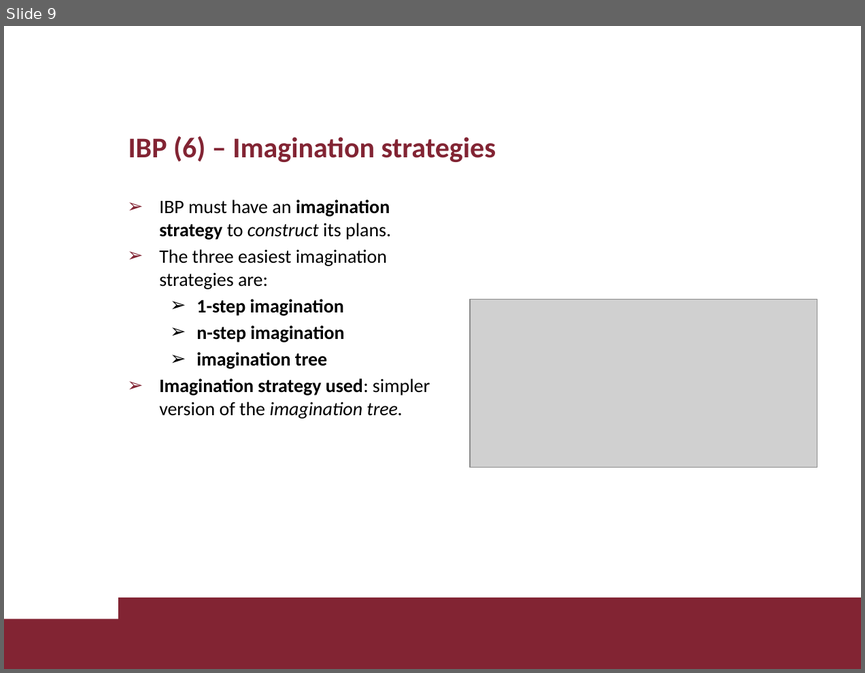
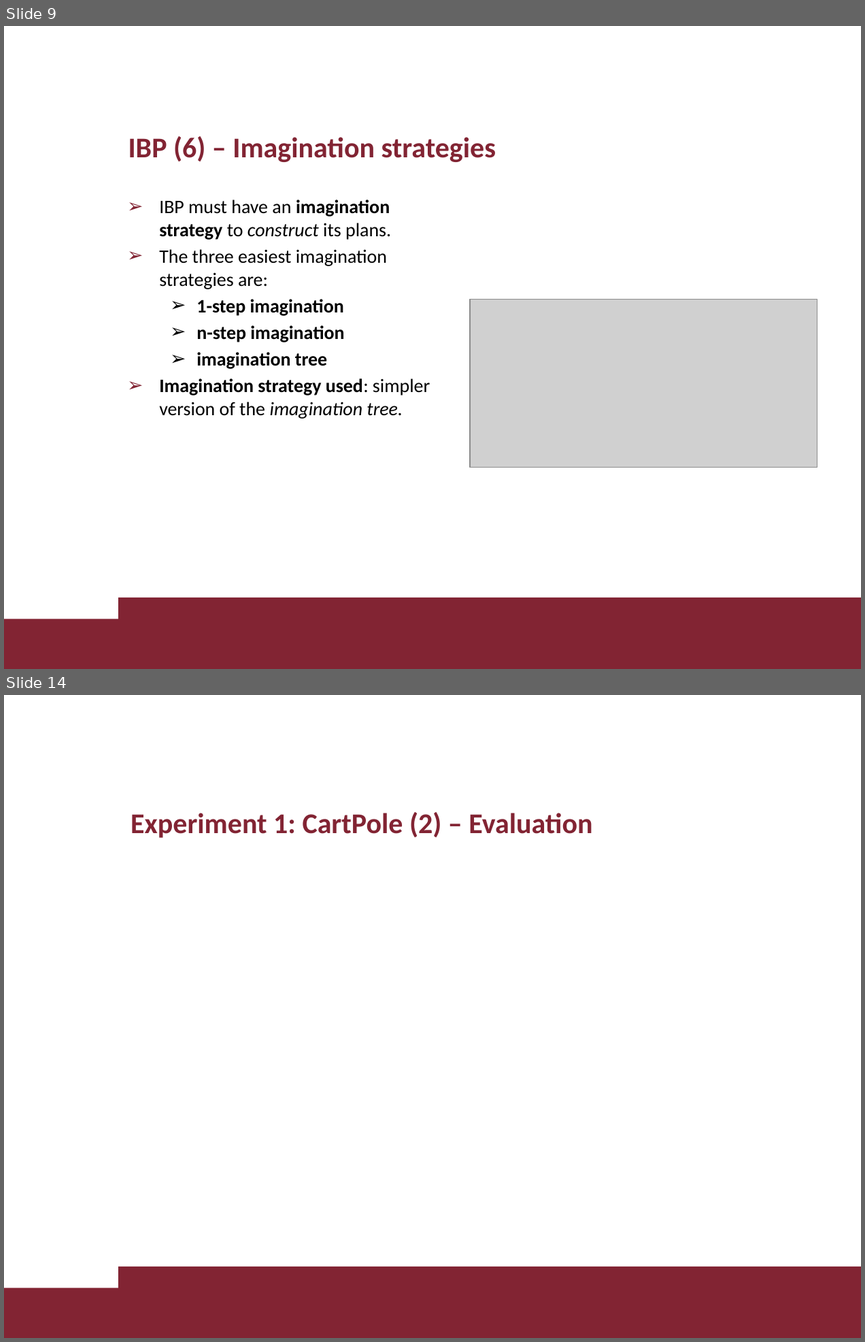
Before and after one commit to lorenzo-di-luccio/RL_Project, a slide deck: slides/diluccio_giamba_RL_project.pptx. Shown one above the other, each under a label of ours: slide 9 before the commit, slides 9 and 14 after it; the slides between them are not shown. The pictures are 865x673 and 865x1342 pixels, drawn with LibreOffice and Linux fonts; fonts in the diff are those of the drawing; grey boxes stand for pictures; background and template pictures are left out. Boxes give left, top, right and bottom in pixels: in the first picture for what was removed or moved away, otherwise in the second. Text is boxed around its words. In the diff, an @@ line names an element or a change of style, - is before the commit and + after.

```diff
--- a/slides/diluccio_giamba_RL_project.pptx
+++ b/slides/diluccio_giamba_RL_project.pptx
@@ slide 14 added at bbox=[4, 695, 861, 1338], background #FFFFFF; not listed: 2 template elements that a slide beside it also shows @@
@@ title added at bbox=[130, 812, 592, 838], 24 pt, text #822433, bold @@
+Experiment 1: CartPole (2) – Evaluation
```
Also in this commit, not shown: 7 other slides added, 16 slides removed.
